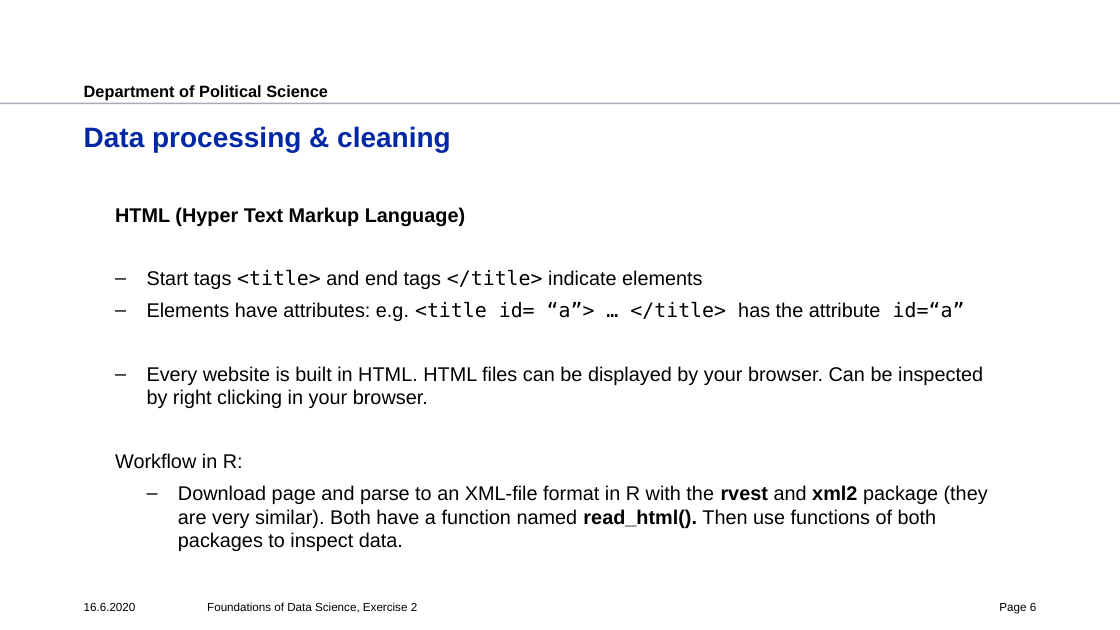
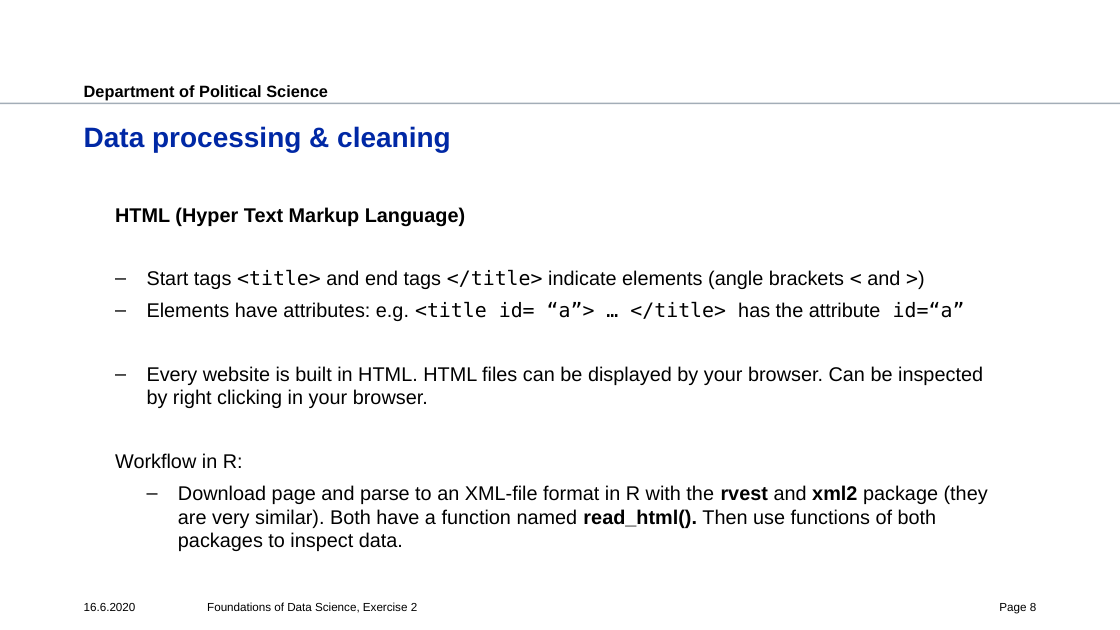
Before and after one commit to polianchykova/fds-2020-exercise, a slide deck: slide 8 of ex2/ex2.pptx (slide 6 before the commit). Drawn at 1120x630 pixels with LibreOffice and Linux fonts; fonts in the diff are those of the drawing; background and template pictures are left out. Boxes give left, top, right and bottom in pixels: in the first picture for what was removed or moved away, otherwise in the second. Text is boxed around its words. In the diff, an @@ line names an element or a change of style, - is before the commit and + after.

```diff
--- a/ex2/ex2.pptx
+++ b/ex2/ex2.pptx
@@ text at (147, 269, 900, 289): text changed @@
-  – Start tags <title> and end tags </title> indicate elements
+  – Start tags <title> and end tags </title> indicate elements (angle brackets < and >)
@@ page number at (999, 603, 1036, 613): text changed @@
-Page 6
+Page 8
```
Also in this commit, not shown: 3 other slides changed, 4 slides added, 3 other files.
